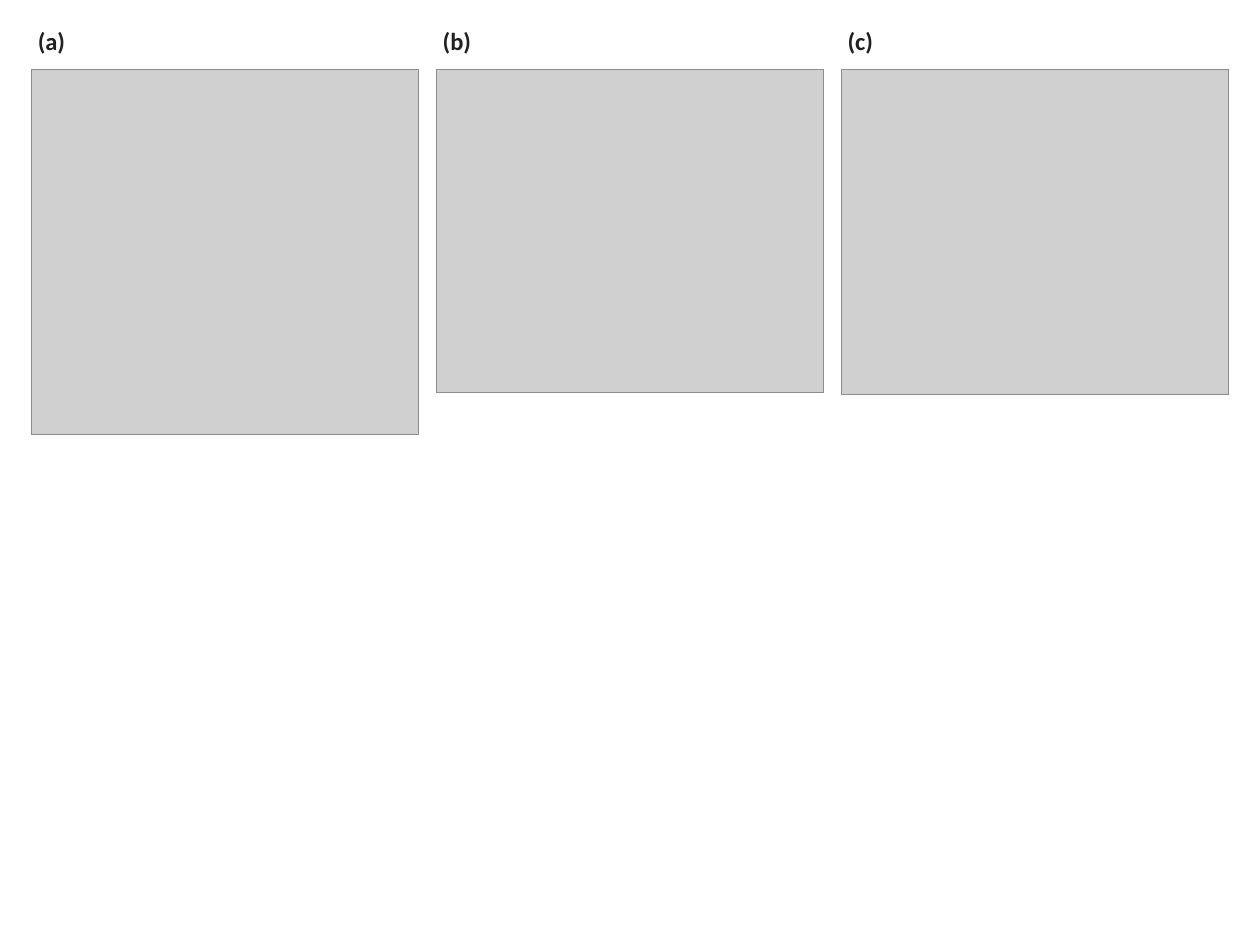
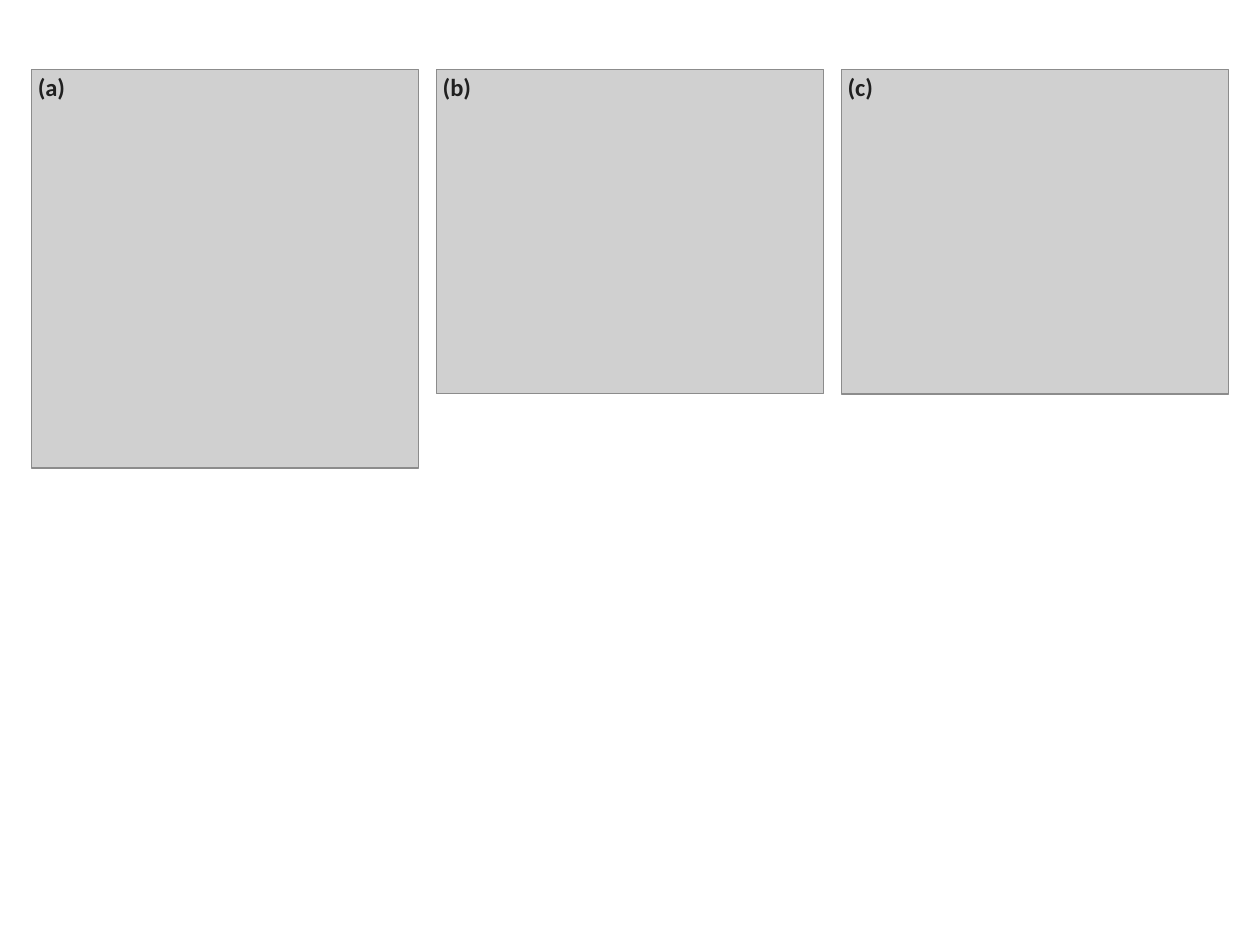
Before and after one commit to JinChengZ18/smtj_pbnn_sim, a slide deck: slide 8 of article/ppt/Chapter05_local.pptx. Drawn at 1260x945 pixels with LibreOffice and Linux fonts; fonts in the diff are those of the drawing; grey boxes stand for pictures. Boxes give left, top, right and bottom in pixels: in the first picture for what was removed or moved away, otherwise in the second. Text is boxed around its words. In the diff, an @@ line names an element or a change of style, - is before the commit and + after.

```diff
--- a/article/ppt/Chapter05_local.pptx
+++ b/article/ppt/Chapter05_local.pptx
@@ picture: place and size @@
-picture at (32,69,418,435)
+picture at (32,69,418,467)
@@ text "(a)": place and size @@
-text "(a)" at (38,32,65,54)
+text "(a)" at (38,78,65,100)
@@ text "(b)": place and size @@
-text "(b)" at (443,32,471,54)
+text "(b)" at (443,78,471,100)
@@ text "(c)": place and size @@
-text "(c)" at (848,32,873,54)
+text "(c)" at (848,78,873,100)
```
Also in this commit, not shown: 19 other files.
